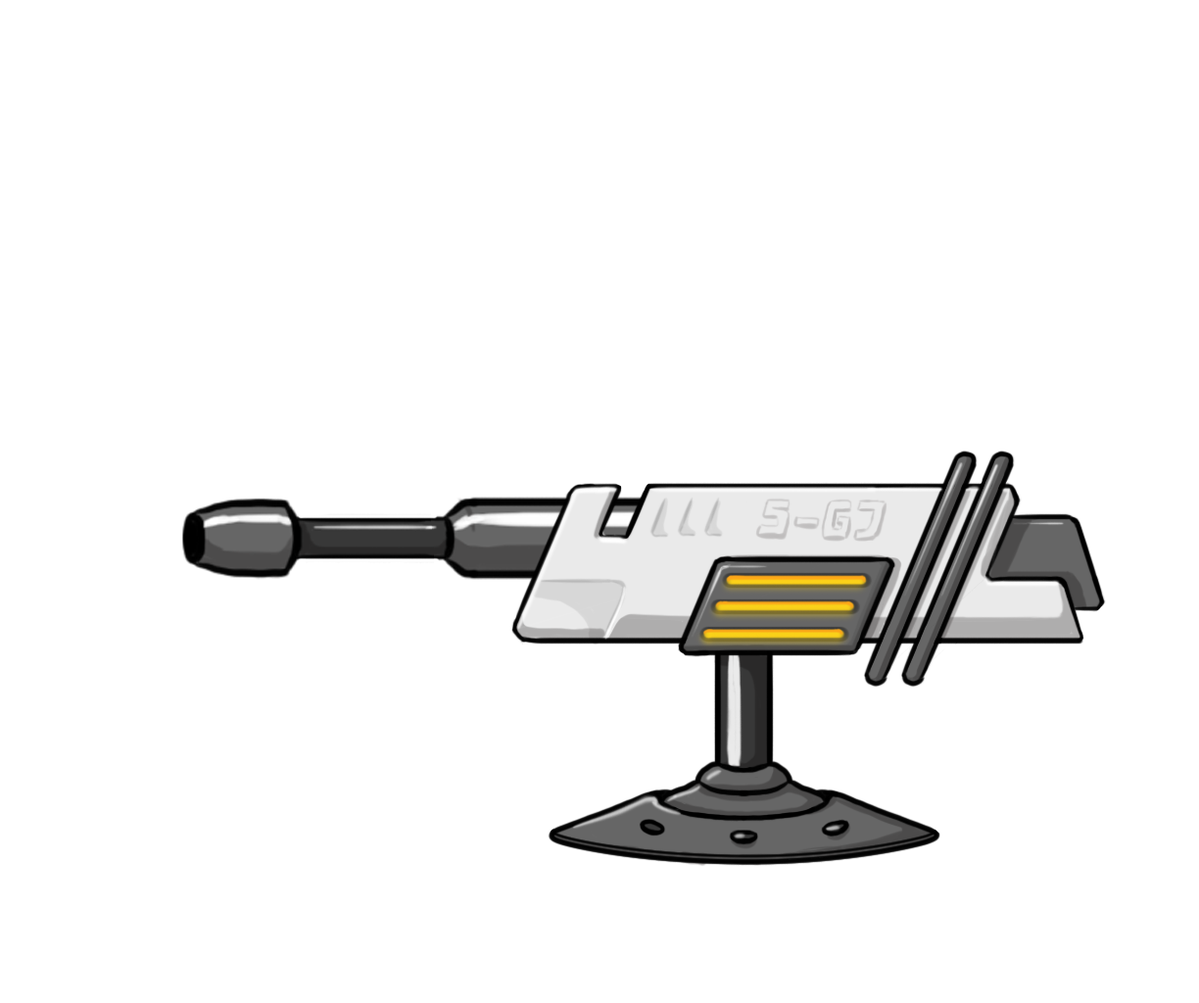
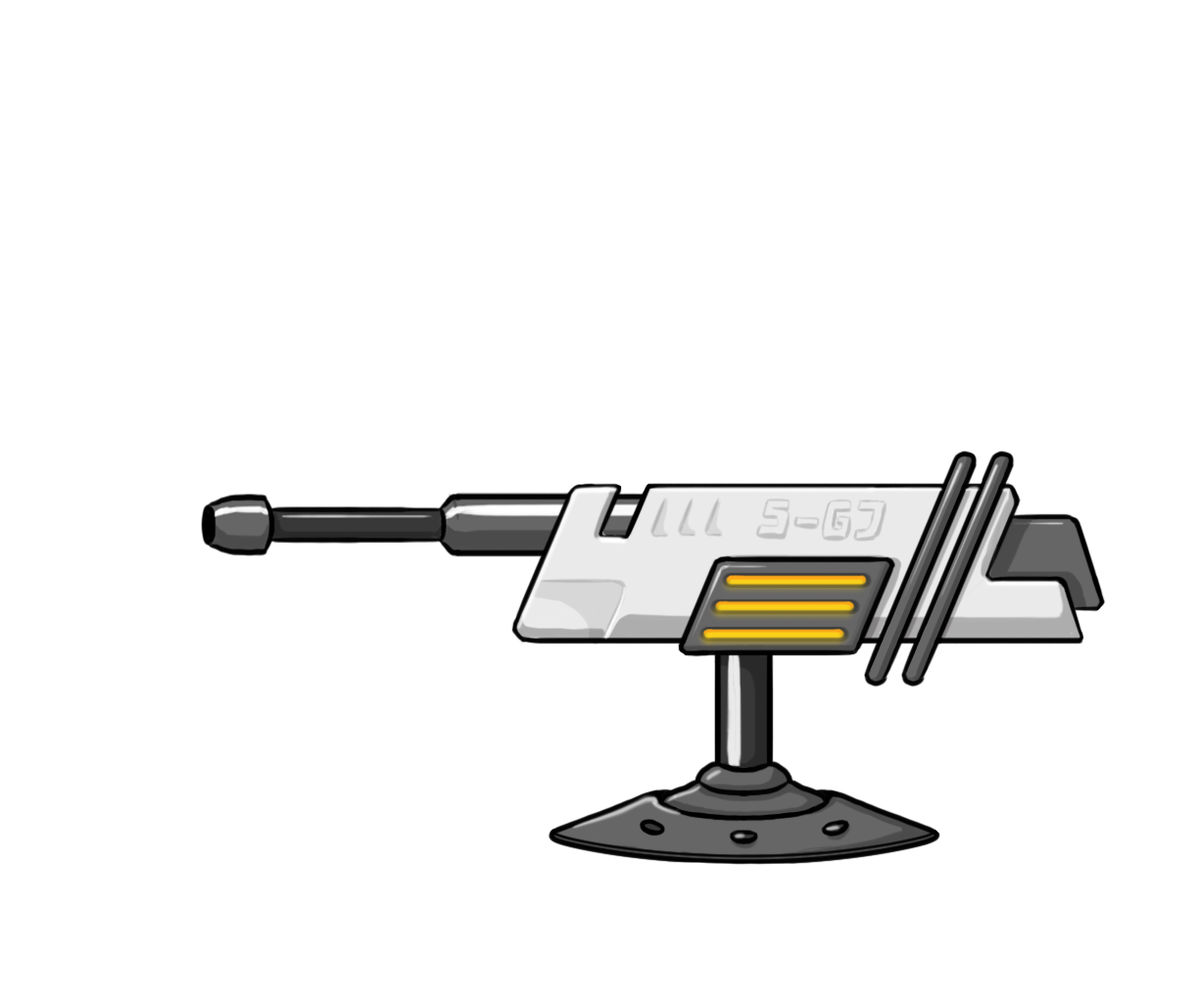
Revision of a layered 1199×1003 image; what changed, layer by layer:
hid "Gun1", painted on it over (182, 496, 987, 581)
added layer "Gun2" above "Foot" over (200, 491, 644, 558)
painted on "Foot" over (677, 861, 797, 868)
